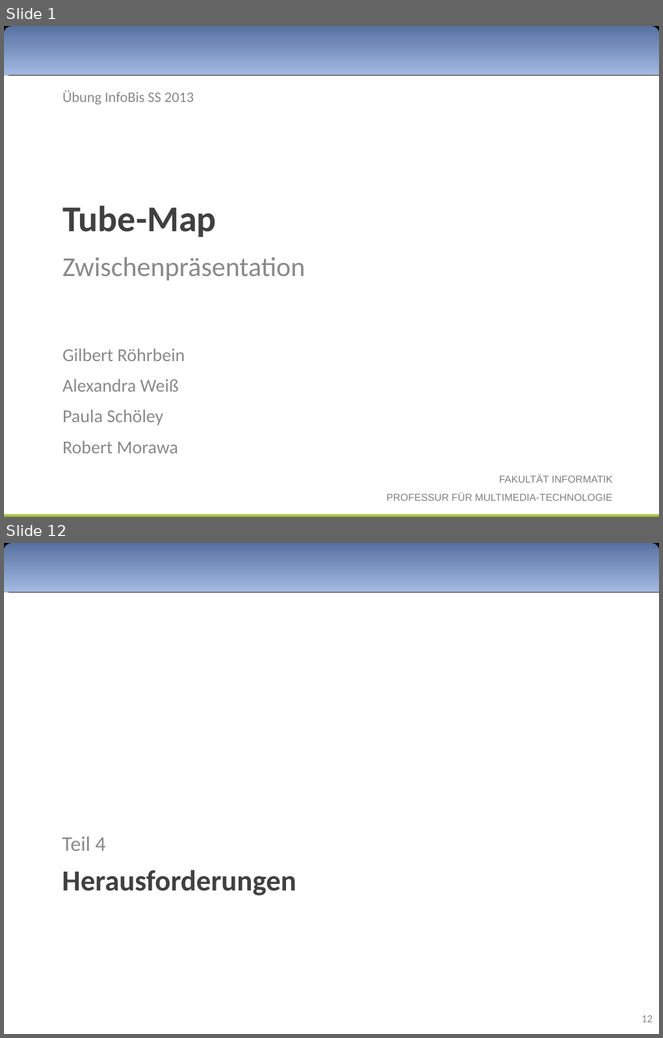
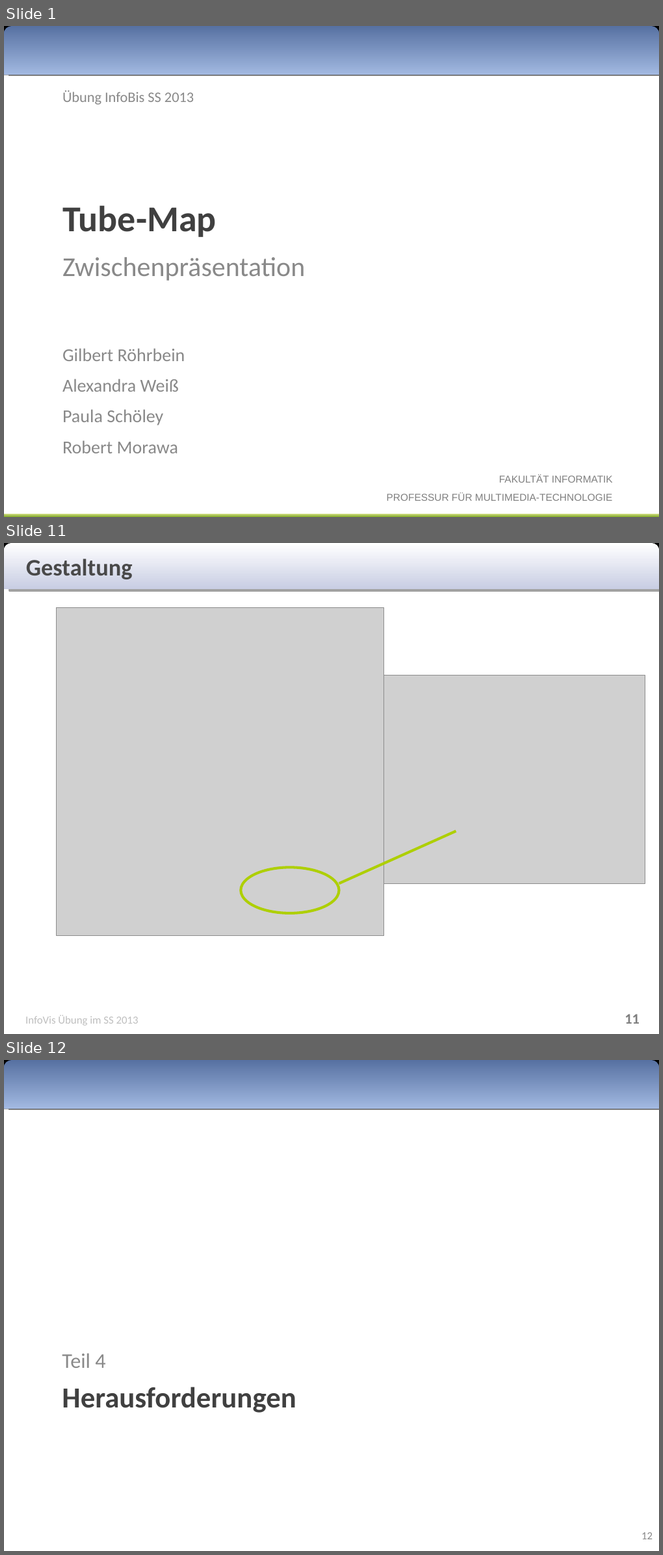
Before and after one commit to Rajikarubijua/bushumappu, a slide deck: presentation/zwischenpräsentation.odp. Shown one above the other, each under a label of ours: slides 1 and 12 before the commit, slides 1, 11 and 12 after it; the slides between them are not shown. The pictures are 663x1038 and 663x1555 pixels, drawn with LibreOffice and Linux fonts; fonts in the diff are those of the drawing; grey boxes stand for pictures; background and template pictures are left out. Boxes give left, top, right and bottom in pixels: in the first picture for what was removed or moved away, otherwise in the second. Text is boxed around its words. In the diff, an @@ line names an element or a change of style, - is before the commit and + after.

```diff
--- a/presentation/zwischenpräsentation.odp
+++ b/presentation/zwischenpräsentation.odp
@@ slide 11 added at (x1=4, y1=543, x2=659, y2=1034), background #FFFFFF @@
@@ rectangle added at (x1=4, y1=543, x2=659, y2=589), fill #000000 @@
@@ freeform shape added at (x1=4, y1=543, x2=659, y2=590), fill gradient #FFFFFF to #C8CDE3 @@
@@ text added at (x1=26, y1=559, x2=133, y2=579), 26 pt, text #494949, bold @@
+Gestaltung
@@ picture added at (x1=57, y1=608, x2=384, y2=936) @@
@@ picture added at (x1=200, y1=675, x2=646, y2=884) @@
@@ line added from (339, 884) to (456, 832), #AECF00 2.89 pt @@
@@ picture added at (x1=241, y1=867, x2=339, y2=913) @@
@@ text added at (x1=25, y1=1016, x2=139, y2=1026), 12 pt, text #BFBFBF @@
+InfoVis Übung im SS 2013
@@ page number added at (x1=625, y1=1014, x2=640, y2=1024), 16 pt, text #7F7F7F, bold @@
+11
```
Also in this commit, not shown: 14 slides changed, 3 other slides added, 2 slides removed.
